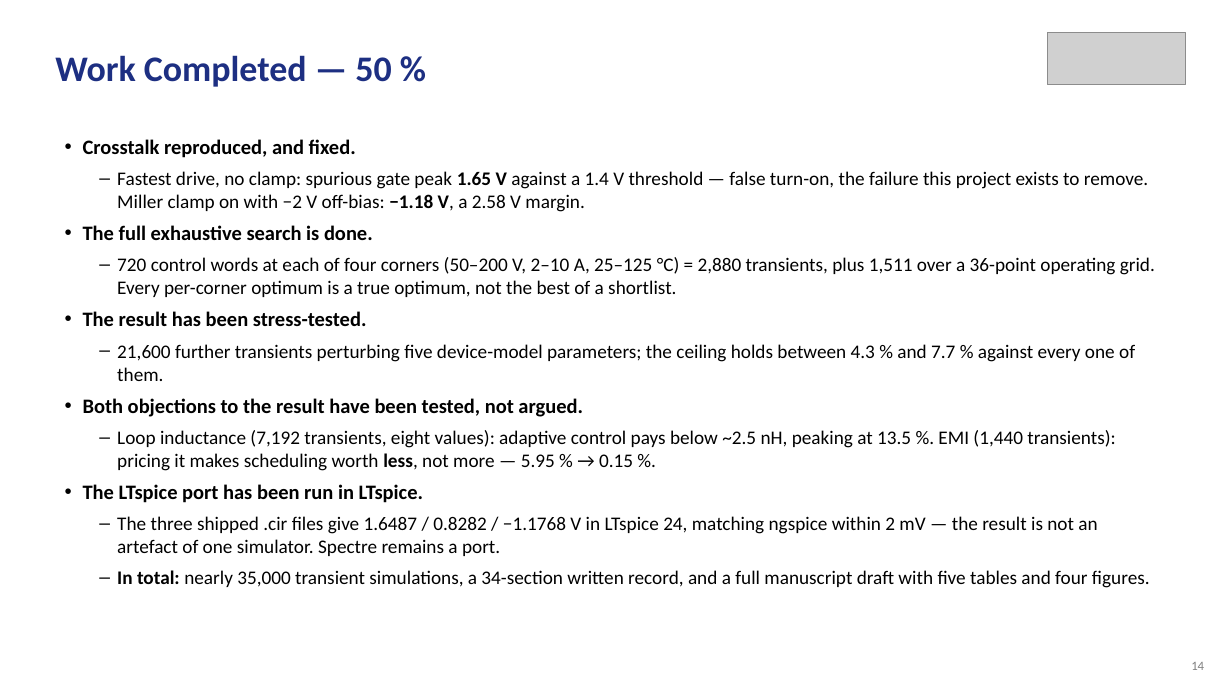
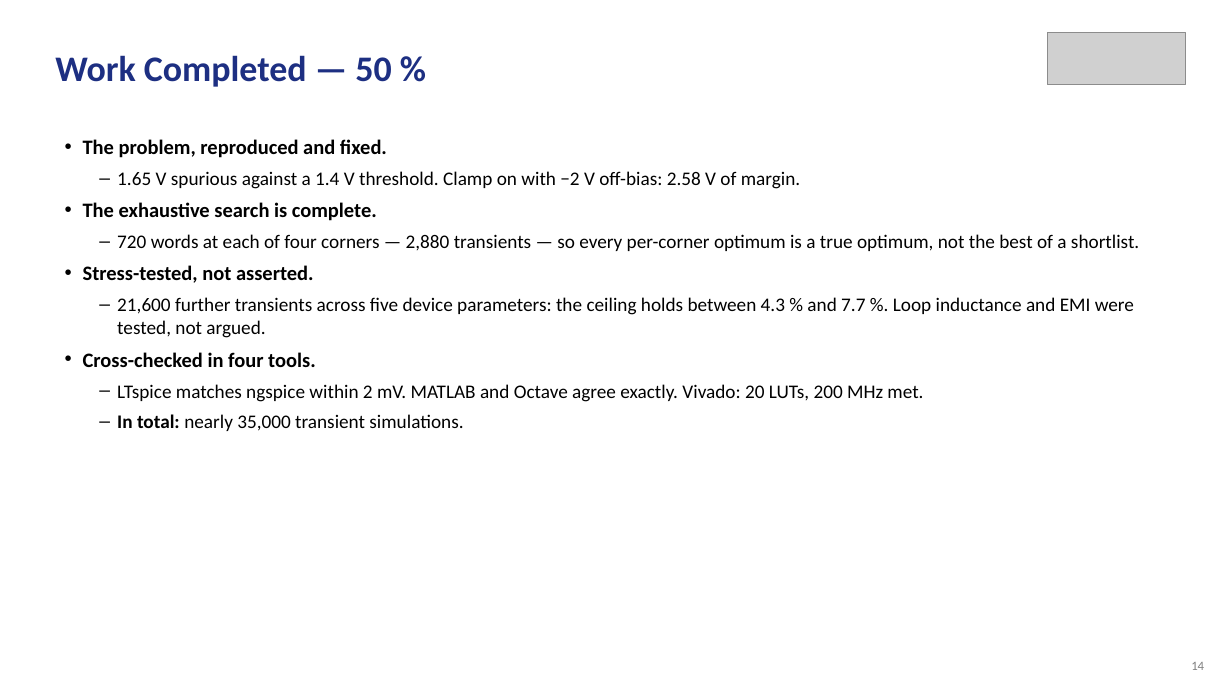
Before and after one commit to Amritha902/gan-driver, a slide deck: slide 14 of review/Review1_GaN_Segmented_Gate_Driver.pptx. Drawn at 1232x693 pixels with LibreOffice and Linux fonts; fonts in the diff are those of the drawing; grey boxes stand for pictures. Boxes give left, top, right and bottom in pixels: in the first picture for what was removed or moved away, otherwise in the second. Text is boxed around its words. In the diff, an @@ line names an element or a change of style, - is before the commit and + after.

```diff
--- a/review/Review1_GaN_Segmented_Gate_Driver.pptx
+++ b/review/Review1_GaN_Segmented_Gate_Driver.pptx
@@ text at (83, 139, 1139, 431): text changed @@
-• Crosstalk reproduced, and fixed.
-– Fastest drive, no clamp: spurious gate peak 1.65 V against a 1.4 V threshold — false turn-on, the failure this project exists to remove. Miller clamp on with −2 V off-bias: −1.18 V, a 2.58 V margin.
-• The full exhaustive search is done.
-– 720 control words at each of four corners (50–200 V, 2–10 A, 25–125 °C) = 2,880 transients, plus 1,511 over a 36-point operating grid. Every per-corner optimum is a true optimum, not the best of a shortlist.
-• The result has been stress-tested.
-– 21,600 further transients perturbing five device-model parameters; the ceiling holds between 4.3 % and 7.7 % against every one of them.
-• Both objections to the result have been tested, not argued.
-– Loop inductance (7,192 transients, eight values): adaptive control pays below ~2.5 nH, peaking at 13.5 %. EMI (1,440 transients): pricing it makes scheduling worth less, not more — 5.95 % → 0.15 %.
-• The LTspice port has been run in LTspice.
-– The three shipped .cir files give 1.6487 / 0.8282 / −1.1768 V in LTspice 24, matching ngspice within 2 mV — the result is not an artefact of one simulator. Spectre remains a port.
-– In total: nearly 35,000 transient simulations, a 34-section written record, and a full manuscript draft with five tables and four figures.
+• The problem, reproduced and fixed.
+– 1.65 V spurious against a 1.4 V threshold. Clamp on with −2 V off-bias: 2.58 V of margin.
+• The exhaustive search is complete.
+– 720 words at each of four corners — 2,880 transients — so every per-corner optimum is a true optimum, not the best of a shortlist.
+• Stress-tested, not asserted.
+– 21,600 further transients across five device parameters: the ceiling holds between 4.3 % and 7.7 %. Loop inductance and EMI were tested, not argued.
+• Cross-checked in four tools.
+– LTspice matches ngspice within 2 mV. MATLAB and Octave agree exactly. Vivado: 20 LUTs, 200 MHz met.
+– In total: nearly 35,000 transient simulations.
```
Also in this commit, not shown: 14 other slides changed, 1 slide added, 3 other files.
